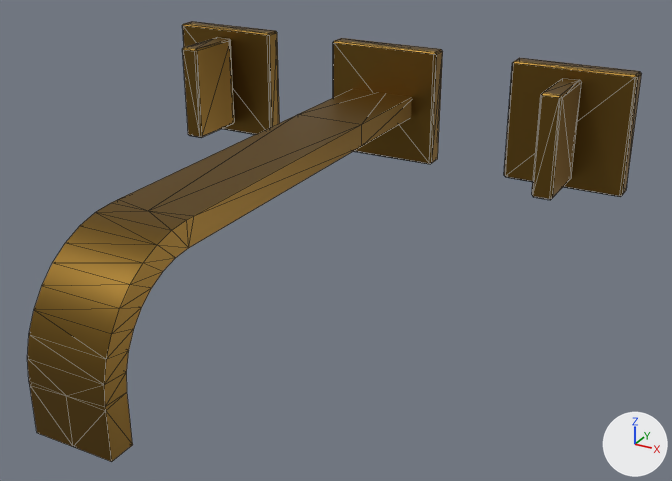
One commit to the glTF model models/36-717-782-39.glb: the scene before it, then after it.
One viewpoint serves both versions: a 50 mm lens placed at (0.212, -0.354, 0.199), pointed at (0.031, -0.025, 0.034). The axes (+X, +Y, +Z) are drawn at lower right. The lights are the same throughout. The first picture is the older version. Mesh edges are drawn as thin lines. Where no turn or scale is listed for an object, it has been applied to the vertices.

The older version as bpy lines, for what is in view:
```python
ob_l_3785508a_79cd_4839_a689_5a42cbaba646_i1 = bpy.data.objects.new('L_3785508a_79cd_4839_a689_5a42cbaba646_I1', me_l_3785508a_79cd_4839_a689_5a42cbaba646_i1_011)
ob_l_3785508a_79cd_4839_a689_5a42cbaba646_i1.location = (0.0, 0.0, 0.0)
ob_l_83032521_fcc8_4c0c_b20b_bb2cc9e4b036_i2 = bpy.data.objects.new('L_83032521_fcc8_4c0c_b20b_bb2cc9e4b036_I2', me_l_83032521_fcc8_4c0c_b20b_bb2cc9e4b036_i2_011)
ob_l_83032521_fcc8_4c0c_b20b_bb2cc9e4b036_i2.location = (0.0, 0.0, 0.0)
ob_l_8cdfe9f2_79c1_4aed_a39c_5b82dff61786_i3 = bpy.data.objects.new('L_8cdfe9f2_79c1_4aed_a39c_5b82dff61786_I3', me_l_8cdfe9f2_79c1_4aed_a39c_5b82dff61786_i3_011)
ob_l_8cdfe9f2_79c1_4aed_a39c_5b82dff61786_i3.location = (0.0, 0.0, 0.0)
ob_l_bd1647f2_8e75_4fcd_b62d_1c48f6462ca2_i4 = bpy.data.objects.new('L_bd1647f2_8e75_4fcd_b62d_1c48f6462ca2_I4', me_l_bd1647f2_8e75_4fcd_b62d_1c48f6462ca2_i4_011)
ob_l_bd1647f2_8e75_4fcd_b62d_1c48f6462ca2_i4.location = (0.0, 0.0, 0.0)
ob_l_c1b9c11b_49e1_472a_9e4a_f153f6efda30_i5 = bpy.data.objects.new('L_c1b9c11b_49e1_472a_9e4a_f153f6efda30_I5', me_l_c1b9c11b_49e1_472a_9e4a_f153f6efda30_i5_011)
ob_l_c1b9c11b_49e1_472a_9e4a_f153f6efda30_i5.location = (0.0, 0.0, 0.0)
ob_l_d63beaa5_5093_45a0_8307_44571692b817_i7 = bpy.data.objects.new('L_d63beaa5_5093_45a0_8307_44571692b817_I7', me_l_d63beaa5_5093_45a0_8307_44571692b817_i7_011)
ob_l_d63beaa5_5093_45a0_8307_44571692b817_i7.location = (0.0, 0.0, 0.0)
```
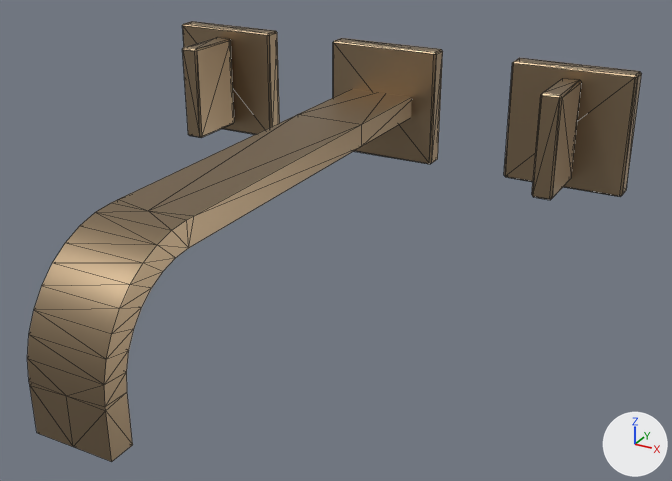
Boxes (x1, y1, x2, y2) around the edits, measured in the pictures (672 x 481 px):
'L_c1b9c11b_49e1_472a_9e4a_f153f6efda30_I5', recoloured (brown to beige)
    both: (27, 89, 412, 462)
'L_3785508a_79cd_4839_a689_5a42cbaba646_I1', recoloured (brown to beige)
    both: (504, 58, 642, 197)
'L_bd1647f2_8e75_4fcd_b62d_1c48f6462ca2_I4', recoloured (brown to beige)
    both: (333, 38, 443, 164)
'L_d63beaa5_5093_45a0_8307_44571692b817_I7', recoloured (brown to beige)
    both: (182, 21, 280, 134)
'L_8cdfe9f2_79c1_4aed_a39c_5b82dff61786_I3', recoloured (brown to beige)
    both: (182, 37, 234, 138)
'L_83032521_fcc8_4c0c_b20b_bb2cc9e4b036_I2', recoloured (brown to beige)
    both: (532, 78, 582, 200)

What the commit changed:
Material 'D_39' (mat_d_39) changes colour from brown #84652c to beige #a69074; in linear values from (0.231, 0.13, 0.0253) to (0.381, 0.28, 0.175).
